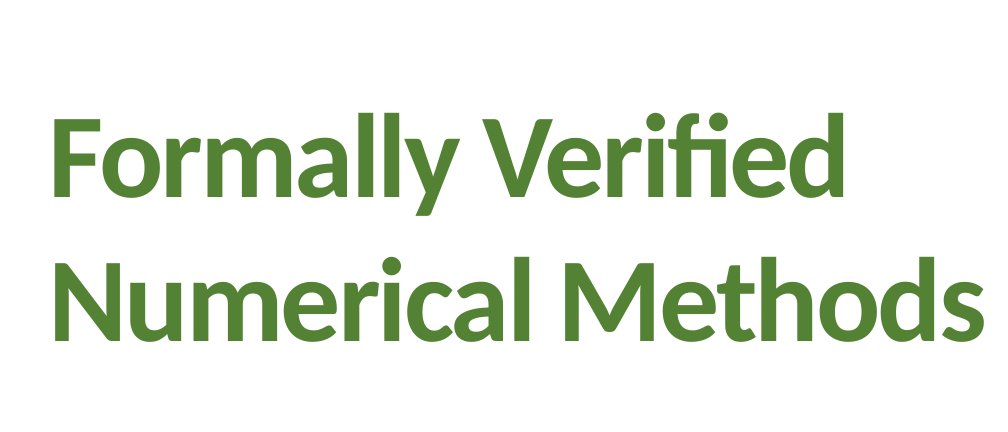
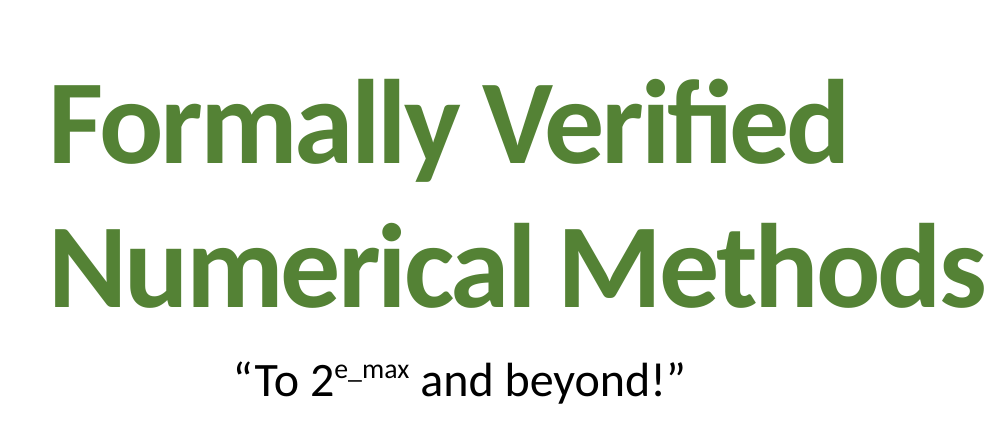
Before and after one commit to VeriNum/VeriNum.github.io, a slide deck: slide 1 of logo-words.pptx. Drawn at 1008x432 pixels with LibreOffice and Linux fonts; fonts in the diff are those of the drawing. Boxes give left, top, right and bottom in pixels: in the first picture for what was removed or moved away, otherwise in the second. Text is boxed around its words. In the diff, an @@ line names an element or a change of style, - is before the commit and + after.

```diff
--- a/logo-words.pptx
+++ b/logo-words.pptx
@@ text "Formally Verified": place and size @@
-text "Formally Verified" at bbox=[49, 112, 987, 342]
+text "Formally Verified" at bbox=[49, 78, 987, 308]
@@ text added at bbox=[233, 361, 686, 404], 24 pt, text #000000 @@
+“To 2e_max and beyond!”
```
Also in this commit, not shown: 1 other file.
